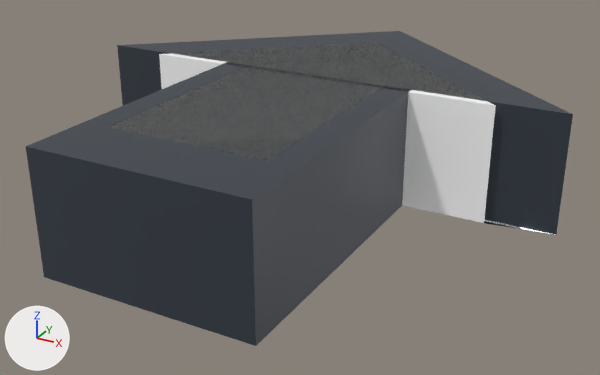
Renders of the Blender file source/directional-arrow/outline-v1/outline-v1.blend from each side of a commit.
Both versions are drawn from a camera (50 mm lens) standing at (0.58, -1.052, 0.447) and looking at (0.016, -0.025, -0.067). The lights are fixed; the arrows at lower left show +X, +Y and +Z. The picture after the commit comes second.

In view in the first picture: 'directional-arrow/outline-v1'.
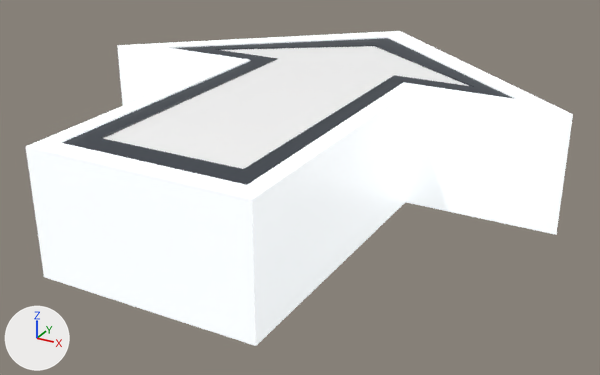
Where the change shows, as pixel boxes (x1, y1, x2, y2) in the pictures (600 x 375 px; the box of a moved part takes in the faces that stretch with it):
```json
{"part": 1, "of": "me_directional_arrow_outline_v1_mesh", "change": "added", "after": [103, 46, 469, 169]}
{"part": 2, "of": "me_directional_arrow_outline_v1_mesh", "change": "moved or reshaped", "before": [26, 31, 571, 235], "after": [26, 31, 571, 200]}
{"part": 3, "of": "me_directional_arrow_outline_v1_mesh", "change": "recoloured", "before": [26, 45, 573, 346], "after": [26, 45, 573, 346], "on screen": "lighter"}
{"part": 4, "of": "me_directional_arrow_outline_v1_mesh", "change": "recoloured", "before": [402, 92, 496, 223], "after": [216, 45, 471, 86]}
```

Scene script edits in JSON lines:
```json
{"block": "me_directional_arrow_outline_v1_mesh", "where": "# used by ob_directional_arrow_outline_v1; location = (0.0, 0.0, 0.0)"}
{"op": "remove", "block": "me_directional_arrow_outline_v1_mesh", "code": "me_directional_arrow_outline_v1_mesh.from_pydata(...)  # 56 vertices, 71 faces; spans x -0.39..0.39, y -0.39..0.39, z -0.09..0.09"}
{"op": "add", "block": "me_directional_arrow_outline_v1_mesh", "code": "me_directional_arrow_outline_v1_mesh.from_pydata(...)  # 70 vertices, 136 faces; spans x -0.39..0.39, y -0.39..0.39, z -0.09..0.09"}
{"block": "me_directional_arrow_outline_v1_mesh", "change": "me_directional_arrow_outline_v1_mesh part 1: a new loose piece of 14 vertices spanning x -0.235..0.235, y -0.32..0.275, z -0.086..0.086, in mat_mat_tint_base (white #f6f6f6)"}
{"block": "me_directional_arrow_outline_v1_mesh", "change": "me_directional_arrow_outline_v1_mesh part 2"}
{"block": "me_directional_arrow_outline_v1_mesh", "change": "2 vertices are removed from x -0.118, y 0.037, z -0.09..0.09"}
{"block": "me_directional_arrow_outline_v1_mesh", "change": "43 faces are deleted"}
{"block": "me_directional_arrow_outline_v1_mesh", "change": "40 vertices move from x -0.39..0.39, y -0.39..0.39, z -0.09..0.09 to x -0.31..0.31, y -0.36..0.335, z -0.09..0.09"}
{"block": "me_directional_arrow_outline_v1_mesh", "change": "2 vertices are added at (-0.105, 0.115, -0.088), (-0.105, 0.115, 0.088)"}
{"block": "me_directional_arrow_outline_v1_mesh", "change": "28 new faces join them, mat_mat_white (white #f9fdff, glowing white #f9fdff)"}
{"block": "me_directional_arrow_outline_v1_mesh", "change": "56 new faces join them, mat_mat_charcoal (greyish blue #353c45)"}
{"block": "me_directional_arrow_outline_v1_mesh", "change": "me_directional_arrow_outline_v1_mesh part 3: 14 faces spanning x -0.39..0.39, y -0.39..0.39, z -0.09..0.09 switch from mat_mat_charcoal (greyish blue #353c45) to mat_mat_white (white #f9fdff, glowing white #f9fdff)"}
{"block": "me_directional_arrow_outline_v1_mesh", "change": "me_directional_arrow_outline_v1_mesh part 4: 10 faces spanning x -0.235..0.235, y -0.32..0.275, z -0.088..0.088 switch from mat_mat_tint_base (white #f6f6f6) to mat_mat_charcoal (greyish blue #353c45)"}
```
